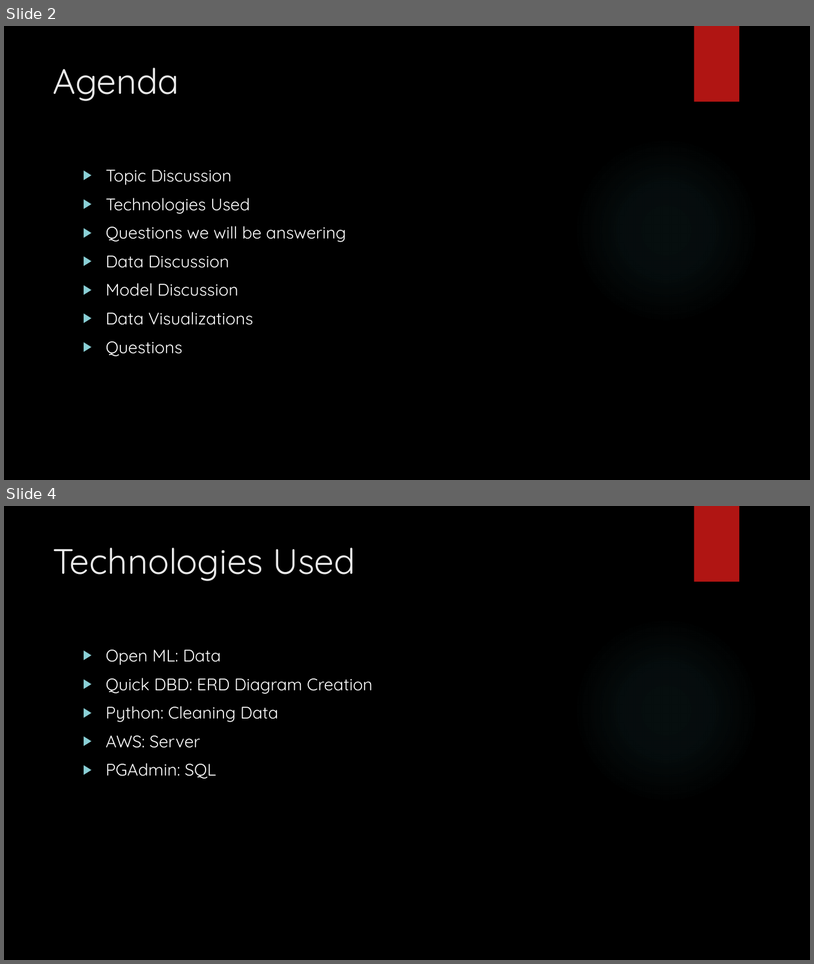
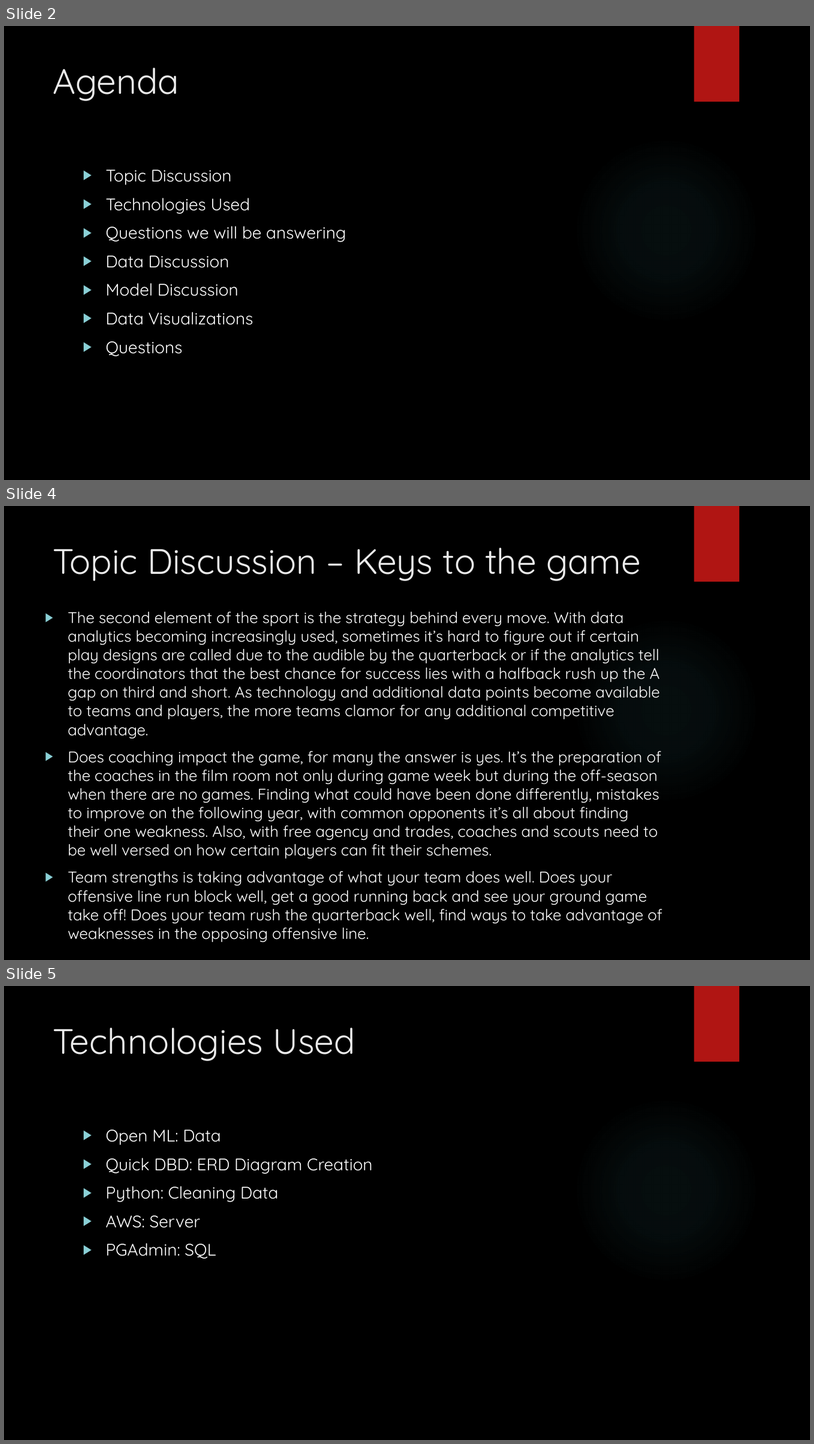
Before and after one commit to SKuczynski17/Group-1-Final-Project, a slide deck: Internal Predicting the NFL Game Winner Presentation.pptx. Shown one above the other, each under a label of ours: slides 2 and 4 before the commit, slides 2, 4 and 5 after it; the slides between them are not shown. The pictures are 814x964 and 814x1444 pixels, drawn with LibreOffice and Linux fonts; fonts in the diff are those of the drawing; background and template pictures are left out. Boxes give left, top, right and bottom in pixels: in the first picture for what was removed or moved away, otherwise in the second. Text is boxed around its words. In the diff, an @@ line names an element or a change of style, - is before the commit and + after.

Commit message:
Adding second machine learning model and update to internal presentation.

```diff
--- a/Internal Predicting the NFL Game Winner Presentation.pptx
+++ b/Internal Predicting the NFL Game Winner Presentation.pptx
@@ slide 4 added at (4, 506, 810, 960), background picture (left out); not listed: 2 template elements that a slide beside it also shows @@
@@ title added at (53, 547, 641, 581), 42 pt, text #EBEBEB @@
+Topic Discussion – Keys to the game
@@ text added at (68, 612, 663, 942), 18.5 pt, text #FFFFFF @@
+▶ The second element of the sport is the strategy behind every move. With data analytics becoming increasingly used, sometimes it’s hard to figure out if certain play designs are called due to the audible by the quarterback or if the analytics tell the coordinators that the best chance for success lies with a halfback rush up the A gap on third and short. As technology and additional data points become available to teams and players, the more teams clamor for any additional competitive advantage.
+▶ Does coaching impact the game, for many the answer is yes. It’s the preparation of the coaches in the film room not only during game week but during the off-season when there are no games. Finding what could have been done differently, mistakes to improve on the following year, with common opponents it’s all about finding their one weakness. Also, with free agency and trades, coaches and scouts need to be well versed on how certain players can fit their schemes.
+▶ Team strengths is taking advantage of what your team does well. Does your offensive line run block well, get a good running back and see your ground game take off! Does your team rush the quarterback well, find ways to take advantage of weaknesses in the opposing offensive line.
@@ what was slide 4 is now slide 5 @@
```
Also in this commit, not shown: 2 slides changed, 1 other file.
